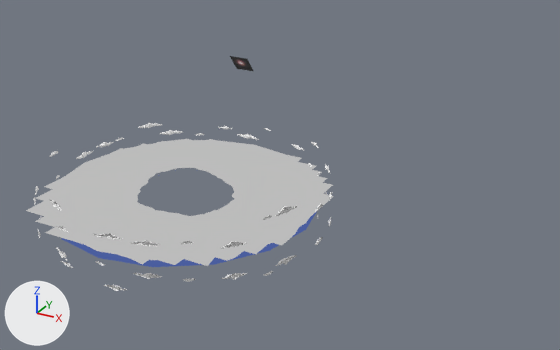
One commit to the Blender file samples/golf/mod_kit/skybox.blend: the scene before it, then after it.
One viewpoint serves both versions: a camera (50 mm lens) standing at (31.5, -42.9, 24.7) and looking at (7.2, 1.3, 2.6). The lights are fixed; the arrows at lower left show +X, +Y and +Z.

Before the edit, the objects in view are built like this:
```python
ob_cloud_01 = bpy.data.objects.new('Cloud 01', me_sphere)
ob_cloud_01.location = (-0.13, 0.0, 4.2)
ob_cloud_01.rotation_euler = (0.0, 0.0, 6.283)  # degrees (0, 0, 360)
ob_cloud_02 = bpy.data.objects.new('Cloud 02', me_sphere_020)
ob_cloud_02.location = (-3.71, 0.0, 4.18)
ob_cloud_02.rotation_euler = (0.0, 0.0, 6.283)  # degrees (0, 0, 360)
ob_cloud_03 = bpy.data.objects.new('Cloud 03', me_sphere_041)
ob_cloud_03.location = (3.14, -0.01, 4.16)
ob_cloud_03.rotation_euler = (0.0, 0.0, 6.283)  # degrees (0, 0, 360)
ob_cloud_ring = bpy.data.objects.new('Cloud Ring', me_sphere_003)
ob_cloud_ring.location = (0.0, 0.0, 0.0)
ob_cloud_ring.rotation_euler = (0.0, 0.0, 0.218)  # degrees (0, 0, 12)
ob_clouds = bpy.data.objects.new('Clouds', me_plane_008)
ob_clouds.location = (0.0, 0.0, 0.0)
ob_hills = bpy.data.objects.new('Hills', me_plane_003)
ob_hills.location = (0.0, 0.0, 0.0)
ob_horizon = bpy.data.objects.new('Horizon', me_cylinder)
ob_horizon.location = (0.0, 0.0, 0.0)
```
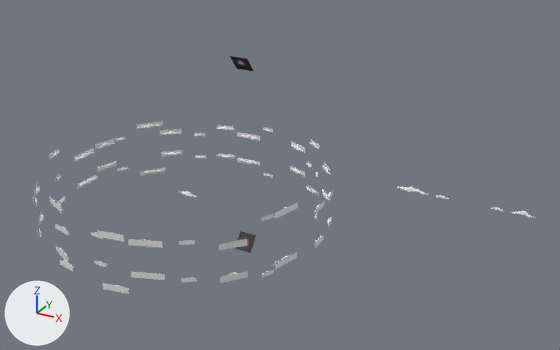
Commit message: add controller vibration to unlock state tweak clouds

Changed parts and their boxes [x1, y1, x2, y2] in the pictures (560 x 350 px):
'Hills', hidden: before [26, 139, 334, 266]
'Horizon', hidden: before [48, 140, 321, 267]
'Clouds', shown: after [32, 121, 333, 294]
'Cloud Ring', hidden: before [33, 123, 333, 291]
'Cloud Ring V2', added: after [34, 123, 332, 290]
'Cloud 02', shown: after [396, 186, 429, 195]
'Cloud 03', shown: after [511, 211, 535, 218]
'Cloud 01', shown: after [179, 191, 196, 197]

Edits to the bpy script that builds the scene:
```text
Add me_sphere_033:
    me_sphere_033.from_pydata(...)  # 11828 vertices, 16770 faces; spans x -9.2..9.3, y -9.3..9.2, z -2.0..2.0
    me_sphere_033.polygons.foreach_set('use_smooth', [True] * 16770)
Change ob_horizon:
    add ob_horizon.hide_set(True)
Change ob_hills:
    add ob_hills.hide_set(True)
Change ob_cloud_01:
    ob_cloud_01.location: (-0.13, 0.0, 4.2) -> (0.0, 0.0, 0.0)
    remove ob_cloud_01.hide_set(True)  # its collection is switched off
Change ob_cloud_02:
    ob_cloud_02.location: (-3.71, 0.0, 4.18) -> (17.49, 0.0, 4.18)
    remove ob_cloud_02.hide_set(True)  # its collection is switched off
Change ob_cloud_03:
    ob_cloud_03.location: (3.14, -0.01, 4.16) -> (24.33, 0.0, 4.16)
    remove ob_cloud_03.hide_set(True)  # its collection is switched off
Change ob_clouds:
    remove ob_clouds.hide_set(True)  # its collection is switched off
Change ob_cloud_ring:
    add ob_cloud_ring.hide_set(True)
Add ob_cloud_ring_v2:
    ob_cloud_ring_v2 = bpy.data.objects.new('Cloud Ring V2', me_sphere_033)
    ob_cloud_ring_v2.location = (0.0, 0.0, 0.0)
    ob_cloud_ring_v2.rotation_euler = (0.0, 0.0, 12.61)  # degrees (0, 0, 2)
    ob_cloud_ring_v2.scale = (1.17, 1.17, 1.17)
```
